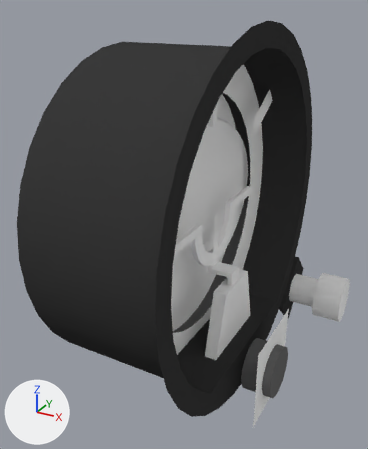
A saved change to the Blender file Models/Interior/Panel/Instruments/AI/AI.blend.
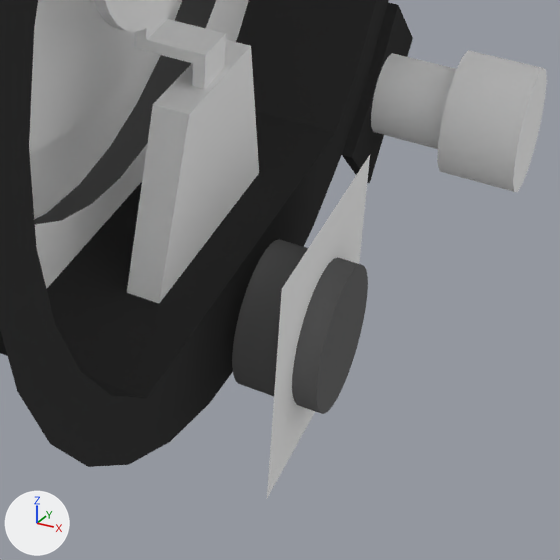
Each version is shown whole from a camera (50 mm lens) standing at (0.0341, -0.0932, 0.0432) and looking at (-0.0153, -0.0033, -0.0017), then close up on the part from 44% to 96% of the width and 57% to 100% of the height. Every picture has the same lights, and +X, +Y and +Z are marked at lower left.

The first close-up shows 'AdjustCCW', 'AdjustCW', 'AdjustKnob', 'Aircraft', 'Bezel', 'Bracket', 'CageKnob', 'Case', 'Pitch', 'Roll'.
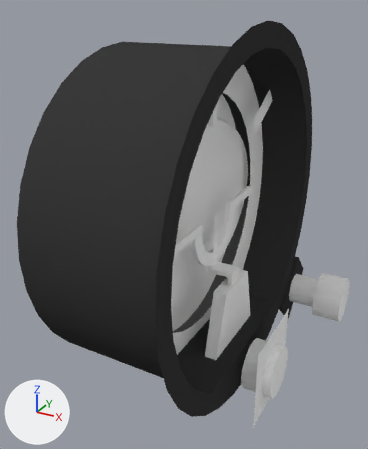
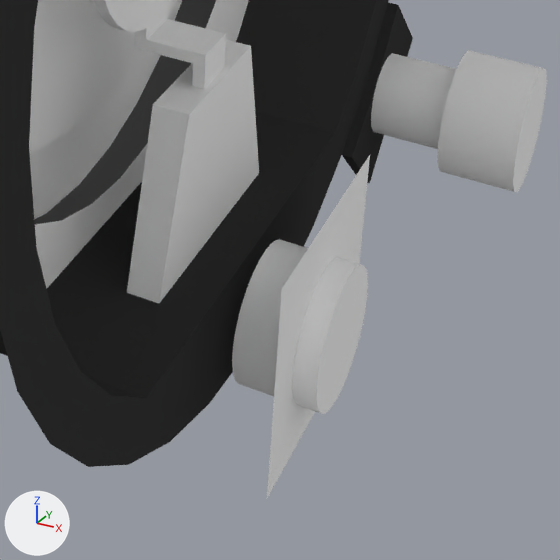
Where the change shows, as pixel boxes [x1, y1, x2, y2] in the close-ups (560 x 560 px):
'AdjustKnob', recoloured
    both: [232, 239, 368, 414]

What changed in the scene script:
```text
Change mat_blackplastic:
    mat_blackplastic.base_color: (0.153, 0.153, 0.153) -> (1.0, 1.0, 1.0)  # dark grey #6d6d6d -> white #ffffff
```
